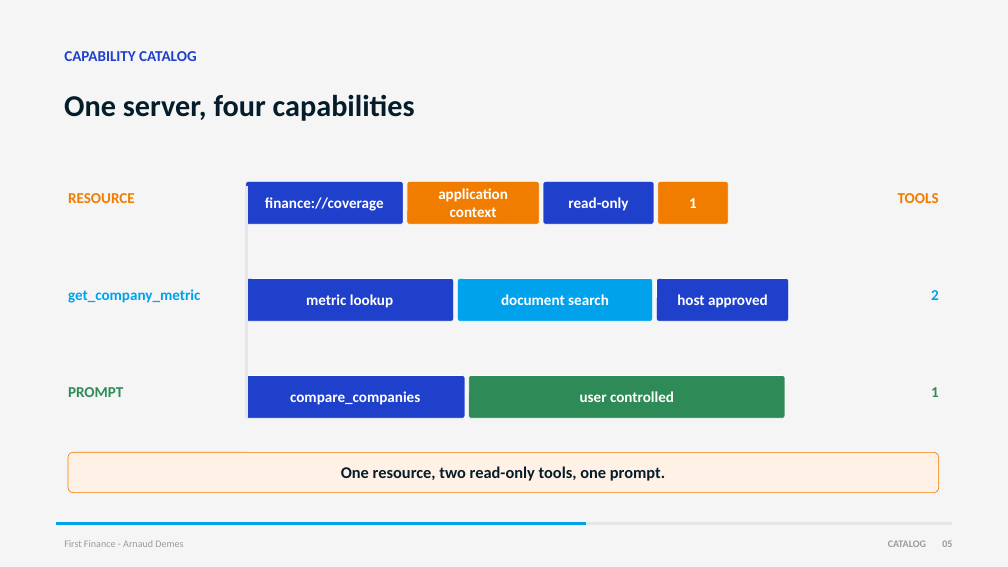
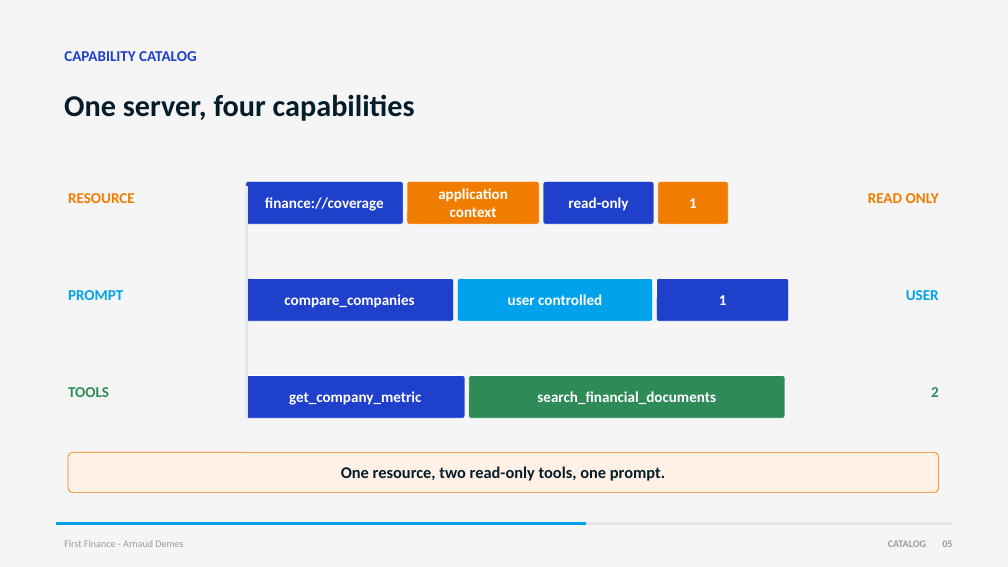
Before and after one commit to Nonocho/finai-academy, a slide deck: slide 5 of decks/10-financial-mcp.pptx. Drawn at 1008x567 pixels with LibreOffice and Linux fonts; fonts in the diff are those of the drawing. Boxes give left, top, right and bottom in pixels: in the first picture for what was removed or moved away, otherwise in the second. Text is boxed around its words. In the diff, an @@ line names an element or a change of style, - is before the commit and + after.

```diff
--- a/decks/10-financial-mcp.pptx
+++ b/decks/10-financial-mcp.pptx
@@ text at (868, 193, 939, 203): text changed @@
-TOOLS
+READ ONLY
@@ text at (68, 290, 123, 300): text changed @@
-get_company_metric
+PROMPT
@@ text at (284, 294, 414, 308): text changed @@
-metric lookup
+compare_companies
@@ text at (508, 294, 602, 305): text changed @@
-document search
+user controlled
@@ text at (719, 295, 727, 305): text changed @@
-host approved
+1
@@ text at (906, 290, 939, 300): text changed @@
-2
+USER
@@ text at (68, 387, 109, 397): text changed @@
-PROMPT
+TOOLS
@@ text at (931, 387, 939, 397): text changed @@
-1
+2
@@ text at (289, 391, 421, 405): text changed @@
-compare_companies
+get_company_metric
@@ text at (537, 391, 716, 404): text changed @@
-user controlled
+search_financial_documents
```
Also in this commit, not shown: 3 other slides changed, 1 other file.
